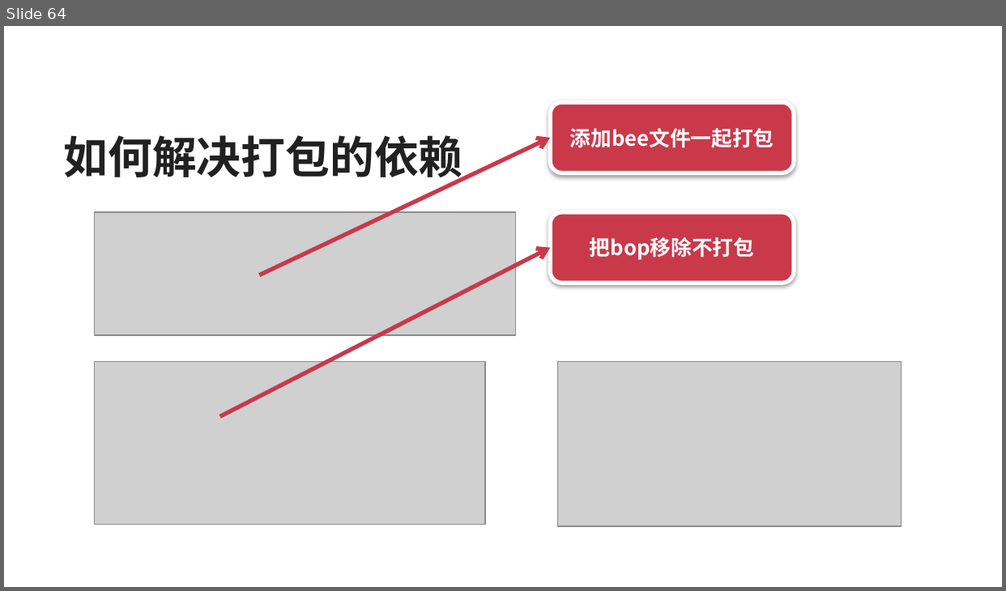
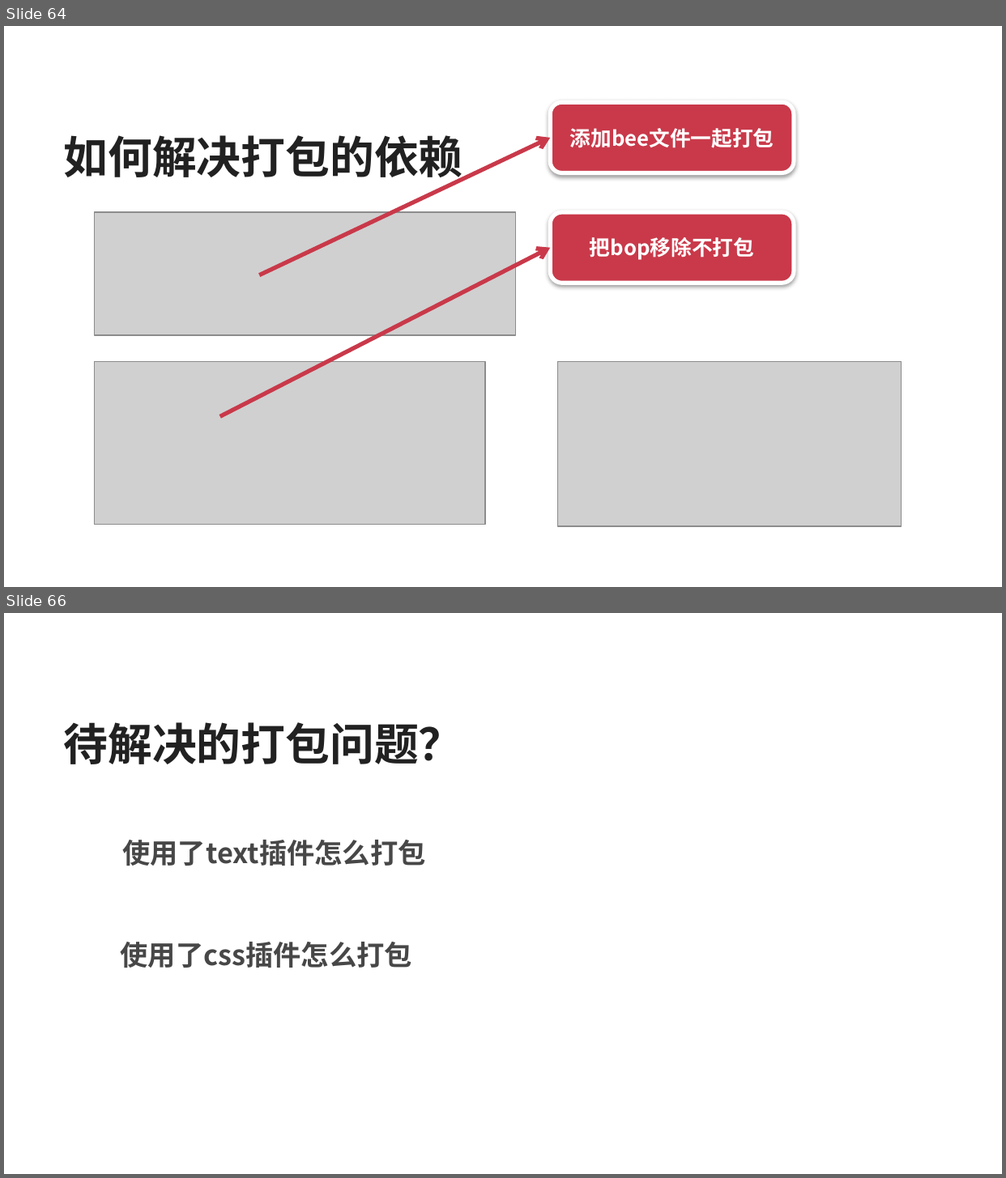
Before and after one commit to silvajs/lecturer, a slide deck: requirejs/doc/requirejs.pptx. Shown one above the other, each under a label of ours: slide 64 before the commit, slides 64 and 66 after it; the slides between them are not shown. The pictures are 1006x591 and 1006x1178 pixels, drawn with LibreOffice and Linux fonts; fonts in the diff are those of the drawing; grey boxes stand for pictures. Boxes give left, top, right and bottom in pixels: in the first picture for what was removed or moved away, otherwise in the second. Text is boxed around its words. In the diff, an @@ line names an element or a change of style, - is before the commit and + after.

```diff
--- a/requirejs/doc/requirejs.pptx
+++ b/requirejs/doc/requirejs.pptx
@@ slide 66 added at (x1=4, y1=613, x2=1002, y2=1174), background #FFFFFF @@
@@ text added at (x1=64, y1=722, x2=463, y2=764), 32 pt, text #212121, bold @@
+待解决的打包问题？
@@ text added at (x1=122, y1=840, x2=425, y2=866), 20 pt, text #474747, bold @@
+  使用了text插件怎么打包
@@ text added at (x1=121, y1=942, x2=412, y2=968), 20 pt, text #474747, bold @@
+  使用了css插件怎么打包
```
Also in this commit, not shown: 6 other slides added.
